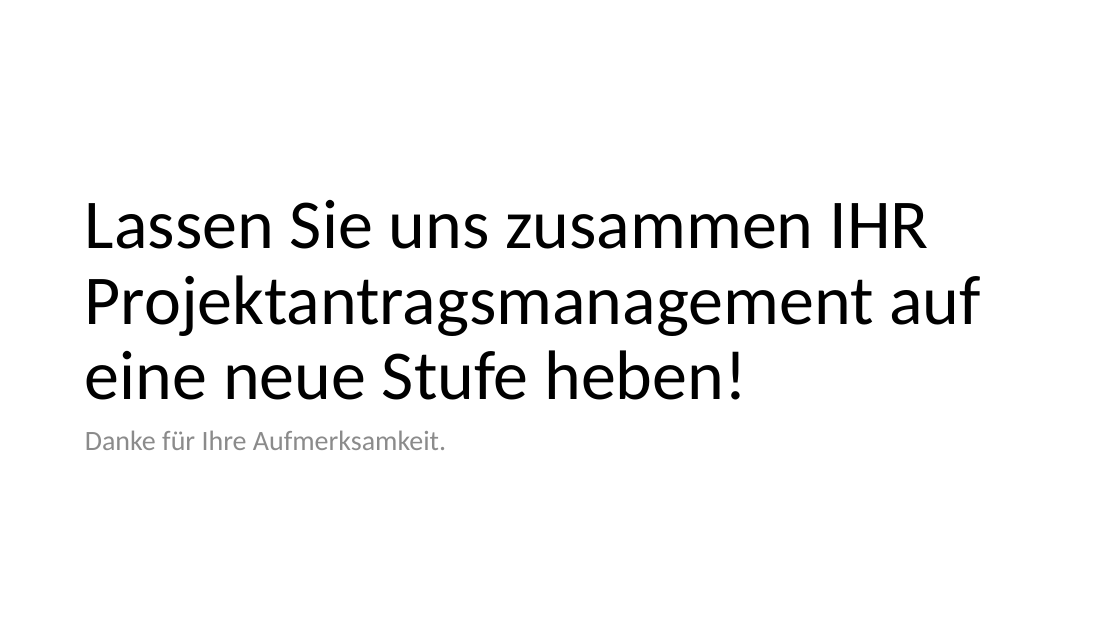
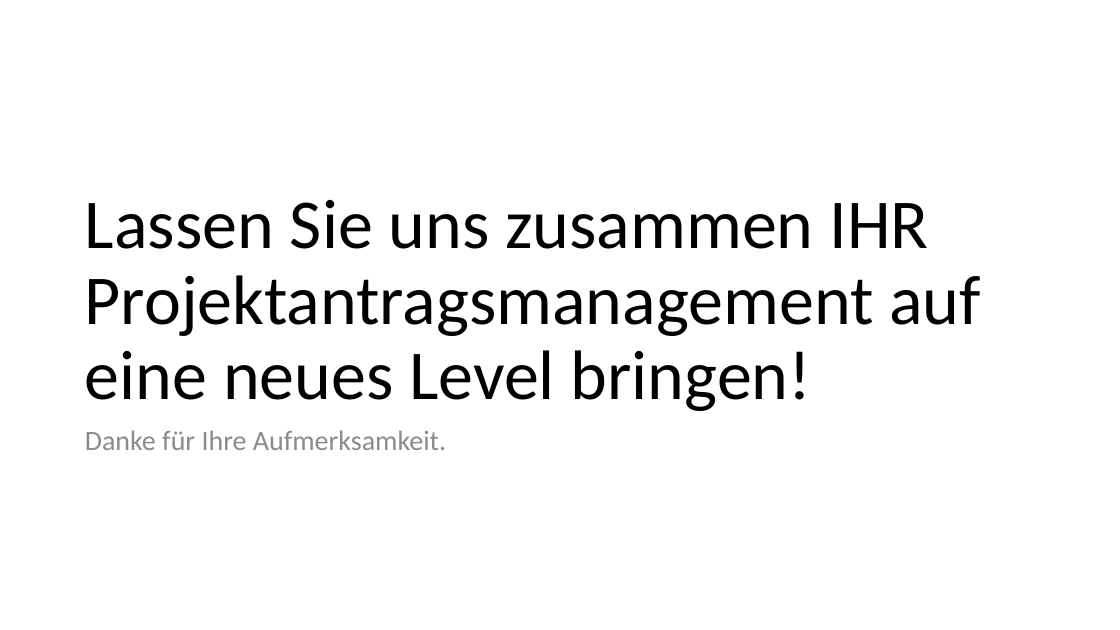
Before and after one commit to Masterarth/PM, a slide deck: slide 15 of documents/projectmanagement/Praesentationen/Abschlusspräsentation_v2.pptx (slide 13 before the commit). Drawn at 1120x630 pixels with LibreOffice and Linux fonts; fonts in the diff are those of the drawing. Boxes give left, top, right and bottom in pixels: in the first picture for what was removed or moved away, otherwise in the second. Text is boxed around its words. In the diff, an @@ line names an element or a change of style, - is before the commit and + after.

```diff
--- a/documents/projectmanagement/Praesentationen/Abschlusspräsentation_v2.pptx
+++ b/documents/projectmanagement/Praesentationen/Abschlusspräsentation_v2.pptx
@@ title at <box>85,200,981,411</box>: text changed @@
-Lassen Sie uns zusammen IHR Projektantragsmanagement auf eine neue Stufe heben!
+Lassen Sie uns zusammen IHR Projektantragsmanagement auf eine neues Level bringen!
```
Also in this commit, not shown: 2 other slides changed, 6 slides added, 4 slides removed, 2 other files.
